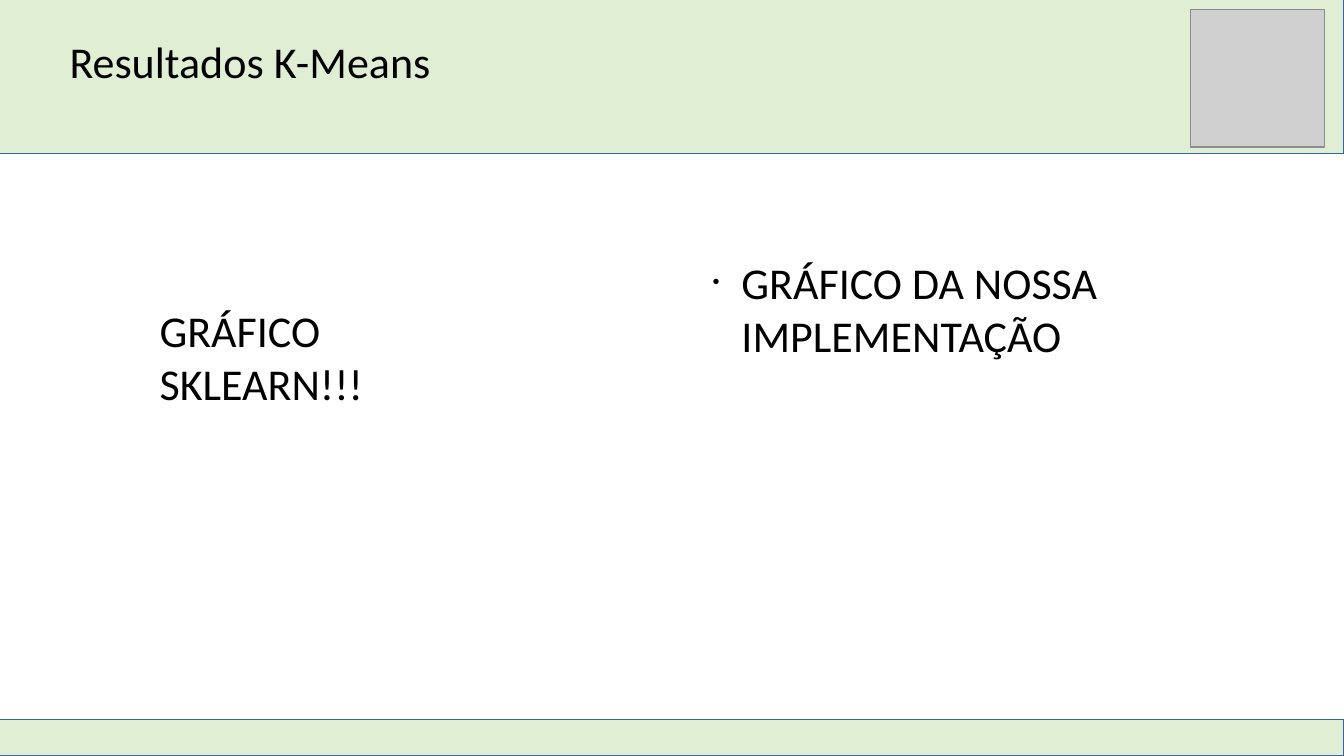
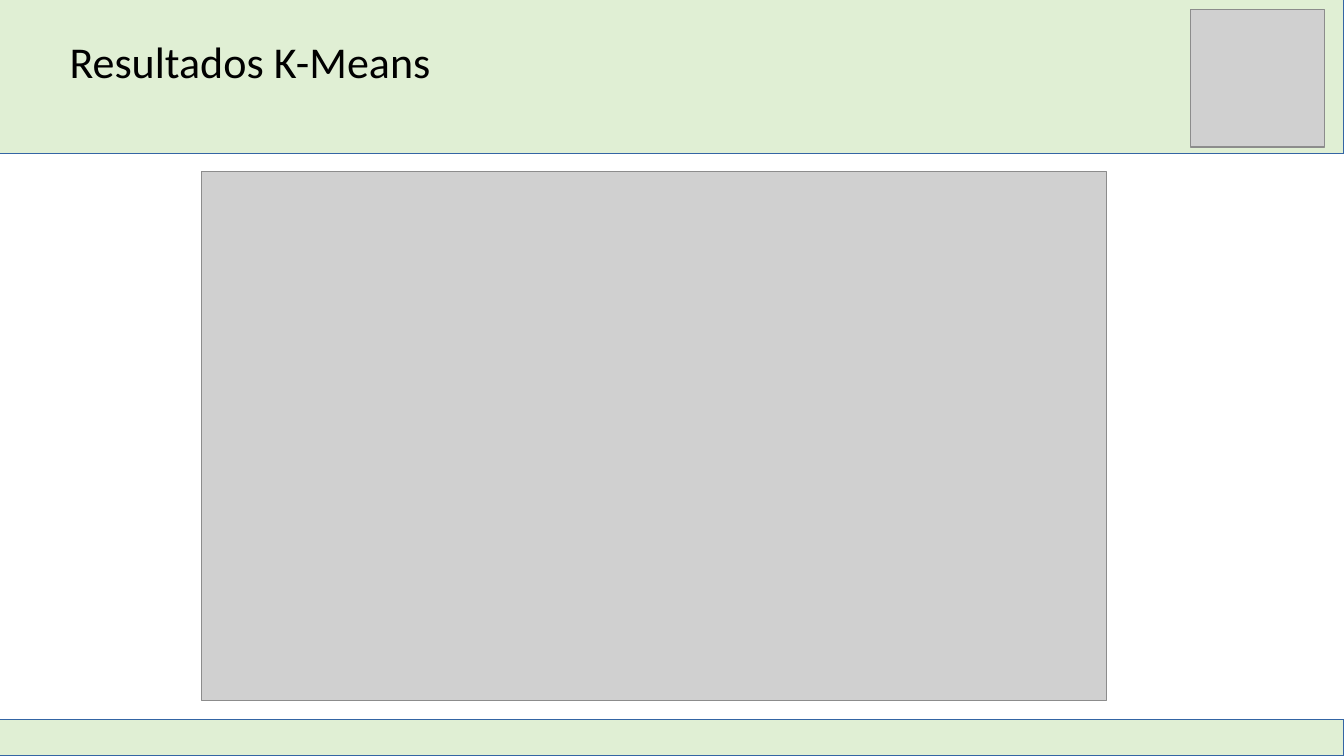
Before and after one commit to DimitriLeandro/ProjetoFinalSistemasInteligentesUFABC, a slide deck: slide 15 of Documentacao/Apresentação SI.odp (slide 13 before the commit). Drawn at 1344x756 pixels with LibreOffice and Linux fonts; fonts in the diff are those of the drawing; grey boxes stand for pictures. Boxes give left, top, right and bottom in pixels: in the first picture for what was removed or moved away, otherwise in the second. Text is boxed around its words. In the diff, an @@ line names an element or a change of style, - is before the commit and + after.

```diff
--- a/Documentacao/Apresentação SI.odp
+++ b/Documentacao/Apresentação SI.odp
@@ picture added at bbox=[201, 172, 1106, 701] @@
@@ text removed at bbox=[741, 263, 1097, 360] @@
-• GRÁFICO DA NOSSA IMPLEMENTAÇÃO
@@ text removed at bbox=[160, 311, 363, 401] @@
-GRÁFICO SKLEARN!!!
```
Also in this commit, not shown: 4 other slides changed, 8 slides added, 6 slides removed, 5 other files.
